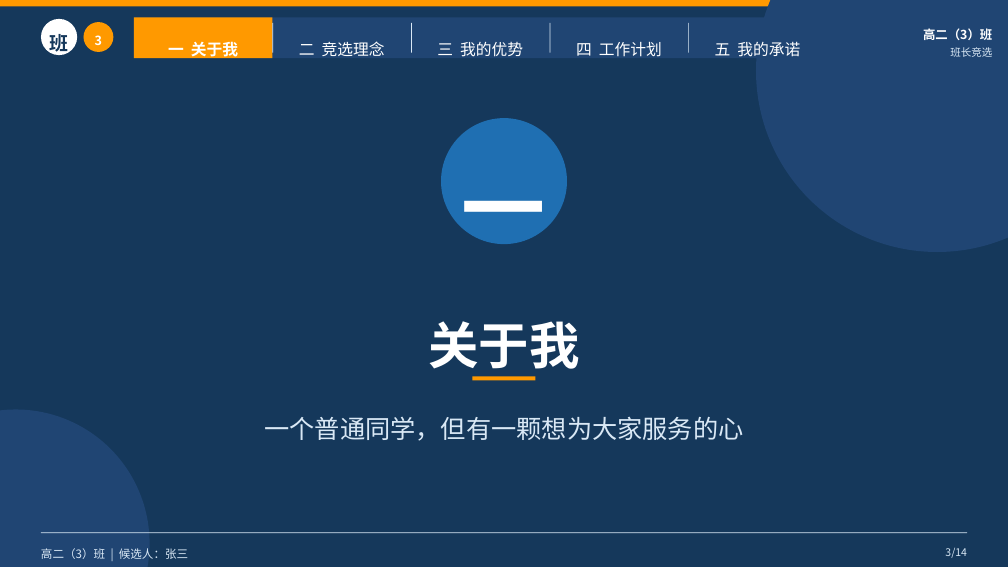
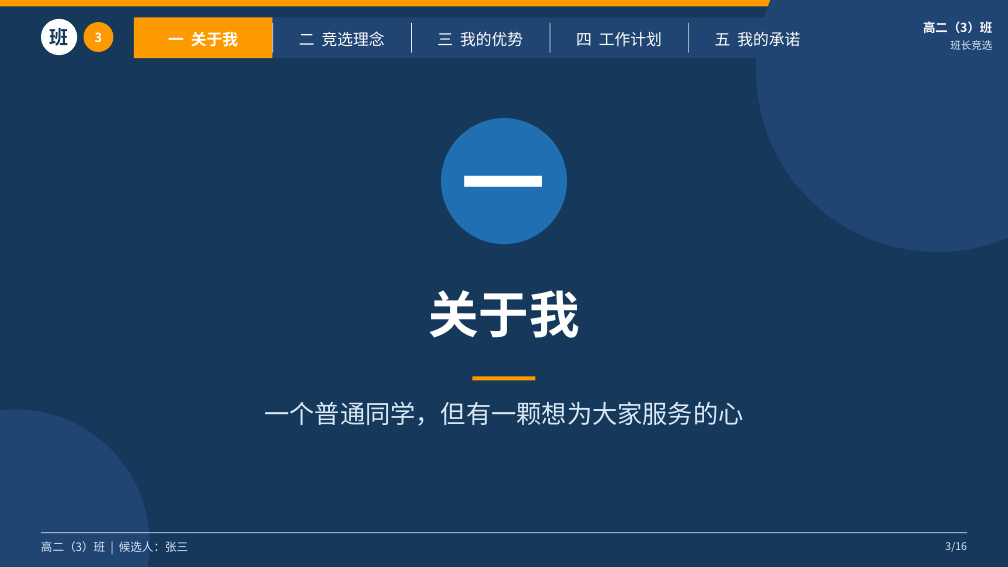
Before and after one commit to NEMU-CAN/Codex-PPT, a slide deck: slide 3 of dist/class-monitor-academic.pptx. Drawn at 1008x567 pixels with LibreOffice and Linux fonts; fonts in the diff are those of the drawing. Boxes give left, top, right and bottom in pixels: in the first picture for what was removed or moved away, otherwise in the second. Text is boxed around its words. In the diff, an @@ line names an element or a change of style, - is before the commit and + after.

```diff
--- a/dist/class-monitor-academic.pptx
+++ b/dist/class-monitor-academic.pptx
@@ line spacing 1.5 to 1 in 13 elements at [168, 31, 238, 47], [299, 31, 385, 46], [437, 32, 523, 47], [576, 31, 662, 47], [715, 31, 800, 47], [50, 28, 69, 46], [95, 32, 102, 42], [923, 21, 992, 33], [950, 40, 992, 50], [462, 129, 546, 235], [428, 290, 579, 338], [265, 402, 744, 426], [41, 541, 188, 552] @@
@@ text at [945, 542, 967, 552]: text changed @@
-3/14
+3/16
```
Also in this commit, not shown: 13 other slides changed, 2 slides added, 5 other files.
